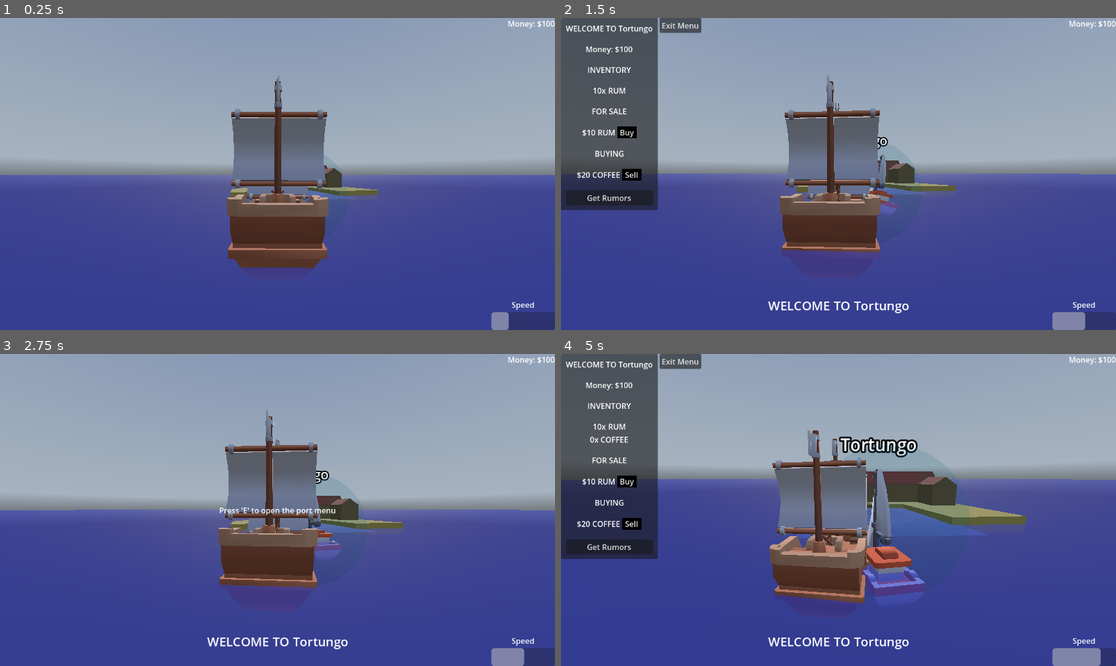
Above: before the commit, frames 1-4 (two rows, left to right).
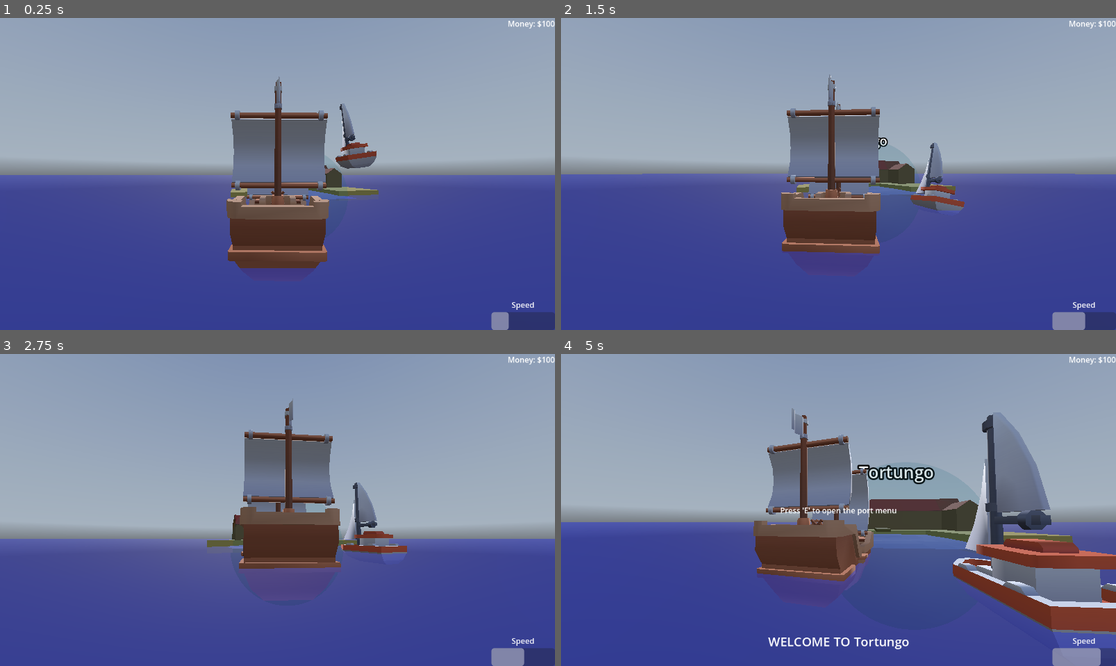
Above: after the commit, the same moments.

Repository: josephshell/UnnamedSailingGame
Game: Godot game, scene res://scenes/Main.tscn
Two runs of this game, one before a commit and one after it. Both use one fixed random seed, a clock stepped at 60 frames per second and the inputs below. A sky picture missing from this copy of the repository is replaced by a grey-blue gradient.
Inputs (mouse positions are in pixels of both pictures, inside the frame that each line leads up to):
- Up to frame 1 (0.25 s): no input
- Up to frame 2 (1.5 s): move the mouse to (866, 174) at 0.52 s; hold E (interact) 0.53-1.28 s; hold W (move_forward) from 0.53 s (still down); tap Space (jump) at 0.77 s; move the mouse to (810, 174) at 1.27 s; tap E (interact) at 1.35 s
- Up to frame 3 (2.75 s): tap Space (jump) at 1.52 s; move the mouse to (333, 441) at 2.02 s; release W (move_forward) at 2.03 s; hold D (move_right) from 2.03 s (still down); hold E (interact) from 2.03 s (still down)
- Up to frame 4 (5 s): move the mouse to (832, 516) at 2.77 s; release D (move_right) at 2.78 s; release E (interact) at 2.78 s; hold W (move_forward) 2.78-3.53 s; tap E (interact) at 2.85, 4.35 s; tap Space (jump) at 3.02, 3.77, 4.52 s; move the mouse to (1005, 556) at 3.52 s; hold E (interact) 3.53-4.28 s; hold A (move_left) from 3.53 s (still down); move the mouse to (672, 463) at 4.27 s

The runs differ from the first frame. In frame 1, 2.0% of the frame differs, in the area x 40-68%, y 18-81%; in frame 2, 15%; in frame 3, 18%; in frame 4, 41%, in the area x 0-100%, y 0-90%.

Commit message:
Base collider for boat and moved buoys around on boat2

Diff:
--- a/project.godot
+++ b/project.godot
@@ -19,6 +19,10 @@
 
 Enums="*uid://d4mdbruwnwdjh"
 GlobalClasses="*uid://cpt2xb4hlfdoy"
+
+[global_group]
+
+player=""
 
 [input]
 
--- a/scenes/Main.tscn
+++ b/scenes/Main.tscn
@@ -213,7 +213,7 @@
 camera_attributes = SubResource("CameraAttributesPractical_3p2gp")
 
 [node name="Boat2" parent="." unique_id=465670974 instance=ExtResource("14_mwfav")]
-transform = Transform3D(0.9925844, 0.12155752, 0, -0.12155752, 0.9925844, 0, 0, 0, 1, 91.13225, 11.496674, 38.687912)
+transform = Transform3D(0.9925844, 0.12155752, 0, -0.12155752, 0.9925844, 0, 0, 0, 1, 79.95691, 11.496674, 30.790947)
 
 [connection signal="backwards_pressed" from="InputComponent" to="." method="_on_input_component_backwards_pressed"]
 [connection signal="exit_pressed" from="InputComponent" to="." method="_on_input_component_exit_pressed"]
--- a/scenes/boat/boat.gd
+++ b/scenes/boat/boat.gd
@@ -3,6 +3,8 @@
 @export var water_drag: float = 0.05
 @export var water_angular_drag: float = 0.05
 @export var movement_characteristics: MovementCharacteristics
+
+@onready var sense_area = %SenseArea
 
 var is_submerged: bool = false
 
--- a/scenes/boat/boat.tscn
+++ b/scenes/boat/boat.tscn
@@ -23,6 +23,9 @@
 
 [sub_resource type="BoxShape3D" id="BoxShape3D_mhtev"]
 size = Vector3(2.594635, 1, 2.3781013)
+
+[sub_resource type="BoxShape3D" id="BoxShape3D_dr53j"]
+size = Vector3(7.7404785, 3.5889893, 20.864653)
 
 [sub_resource type="SphereShape3D" id="SphereShape3D_wqivs"]
 radius = 15.0
@@ -90,7 +93,11 @@
 transform = Transform3D(1, 0, 0, 0, 1, 0, 0, 0, 1, -0.0003528595, 6.4464436, -8.407122)
 shape = SubResource("BoxShape3D_mhtev")
 
-[node name="SenseArea" type="Area3D" parent="." unique_id=83193780 groups=["player"]]
+[node name="Base" type="CollisionShape3D" parent="." unique_id=834122506]
+transform = Transform3D(1, 0, 0, 0, 1, 0, 0, 0, 1, 0.013551712, 2.2364964, -0.25447273)
+shape = SubResource("BoxShape3D_dr53j")
+
+[node name="SenseArea" type="Area3D" parent="." unique_id=83193780]
 unique_name_in_owner = true
 
 [node name="CollisionShape3D" type="CollisionShape3D" parent="SenseArea" unique_id=1483282285]
--- a/scenes/boat/boat2.tscn
+++ b/scenes/boat/boat2.tscn
@@ -27,22 +27,22 @@
 metadata/_custom_type_script = "uid://duo4rg3igxprv"
 
 [node name="Buoy" type="Node3D" parent="FloatComponent" unique_id=1292990185]
-transform = Transform3D(1, 0, 0, 0, 1, 0, 0, 0, 1, -3.54876, 2.3452673, 5.2074323)
+transform = Transform3D(1, 0, 0, 0, 1, 0, 0, 0, 1, -3.54876, 0.86919546, 5.2074323)
 script = ExtResource("3_uou8c")
 metadata/_custom_type_script = "uid://ej7dgddrftdw"
 
 [node name="Buoy2" type="Node3D" parent="FloatComponent" unique_id=1354272376]
-transform = Transform3D(1, 0, 0, 0, 1, 0, 0, 0, 1, 3.7884178, 2.3452673, 5.1823606)
+transform = Transform3D(1, 0, 0, 0, 1, 0, 0, 0, 1, 3.7884178, 0.86919546, 5.1823606)
 script = ExtResource("3_uou8c")
 metadata/_custom_type_script = "uid://ej7dgddrftdw"
 
 [node name="Buoy3" type="Node3D" parent="FloatComponent" unique_id=1215163191]
-transform = Transform3D(1, 0, 0, 0, 1, 0, 0, 0, 1, -3.778699, 2.3452673, -6.229096)
+transform = Transform3D(1, 0, 0, 0, 1, 0, 0, 0, 1, -3.778699, 0.86919546, -6.229096)
 script = ExtResource("3_uou8c")
 metadata/_custom_type_script = "uid://ej7dgddrftdw"
 
 [node name="Buoy4" type="Node3D" parent="FloatComponent" unique_id=2133113339]
-transform = Transform3D(1, 0, 0, 0, 1, 0, 0, 0, 1, 3.8819003, 2.3452673, -6.5111117)
+transform = Transform3D(1, 0, 0, 0, 1, 0, 0, 0, 1, 3.8819003, 0.86919546, -6.5111117)
 script = ExtResource("3_uou8c")
 metadata/_custom_type_script = "uid://ej7dgddrftdw"
 
--- a/scenes/main.gd
+++ b/scenes/main.gd
@@ -24,6 +24,7 @@
 	movement_component.boat = boat
 	player_hud.set_player_inventory(player_trade_inventory)
 	player_hud.set_speed(movement_component.get_speed_mode())
+	boat.sense_area.add_to_group("player")
 
 	for child in shop_container.get_trading_posts():
 		if child is TradingPost:
